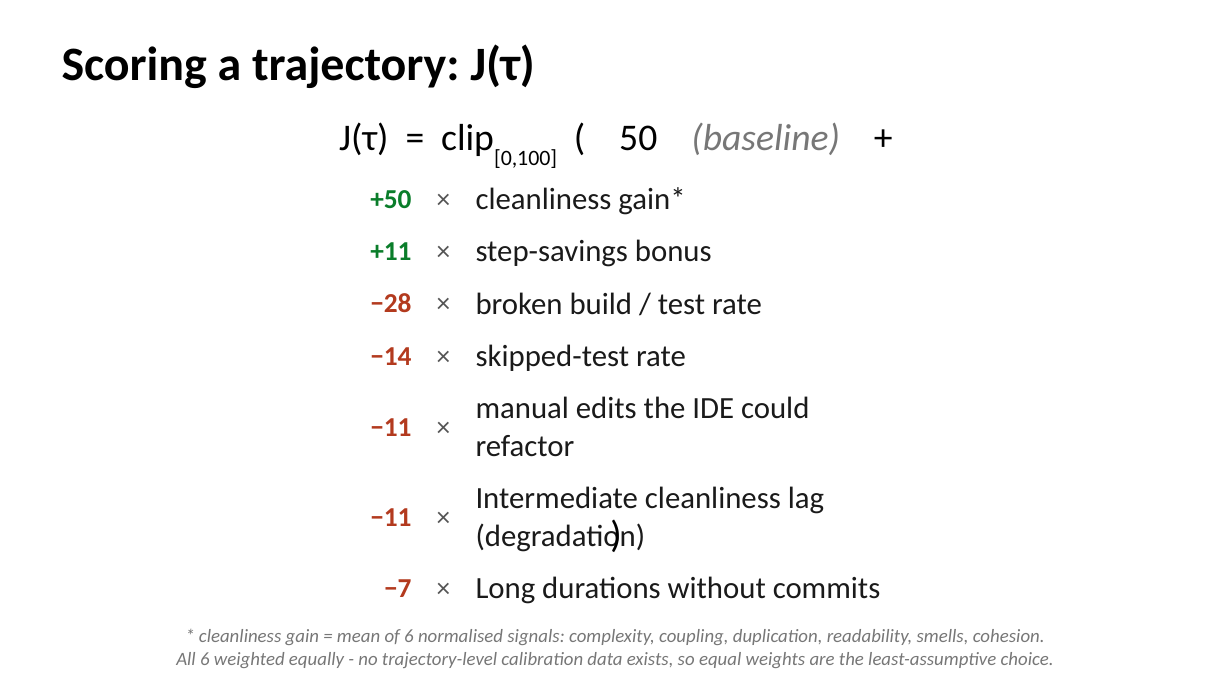
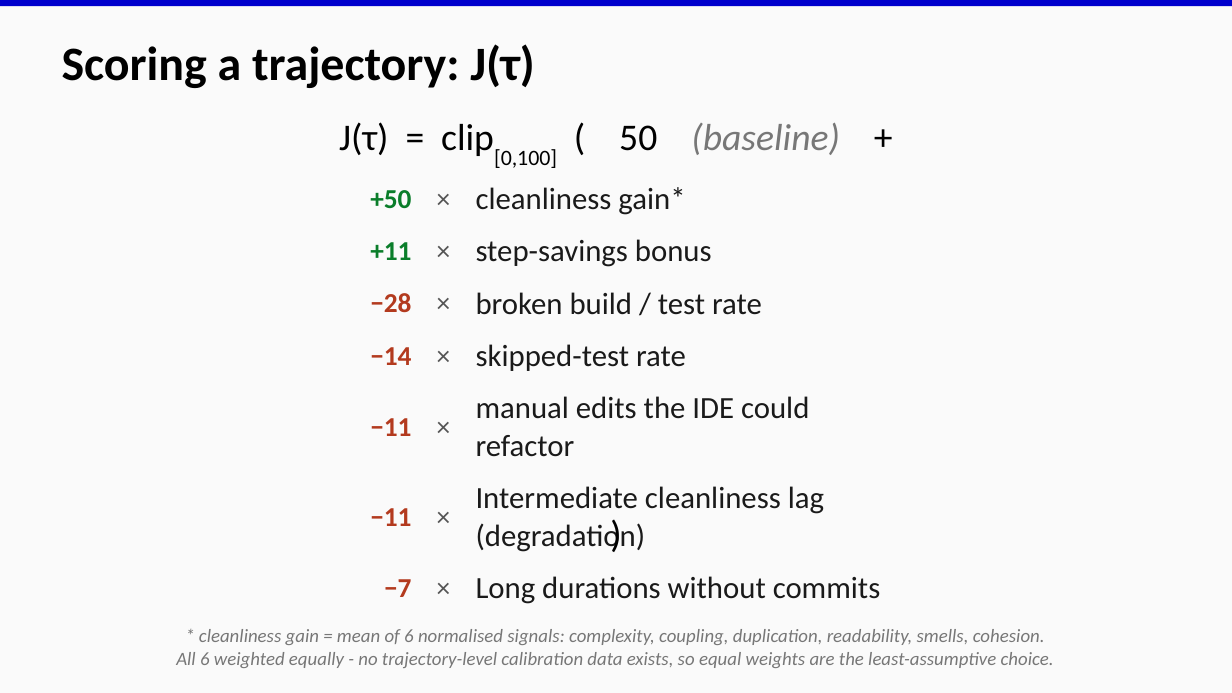
Before and after one commit to EthanHosier/fyp, a slide deck: slide 8 of presentation/slides.pptx. Drawn at 1232x693 pixels with LibreOffice and Linux fonts; fonts in the diff are those of the drawing. Boxes give left, top, right and bottom in pixels: in the first picture for what was removed or moved away, otherwise in the second. Text is boxed around its words. In the diff, an @@ line names an element or a change of style, - is before the commit and + after.

```diff
--- a/presentation/slides.pptx
+++ b/presentation/slides.pptx
@@ background #FFFFFF to #FAFAFA @@
@@ rectangle added at (0, 0, 1232, 6), fill #0000CD @@
```
Also in this commit, not shown: 27 other slides changed, 2 other files.
